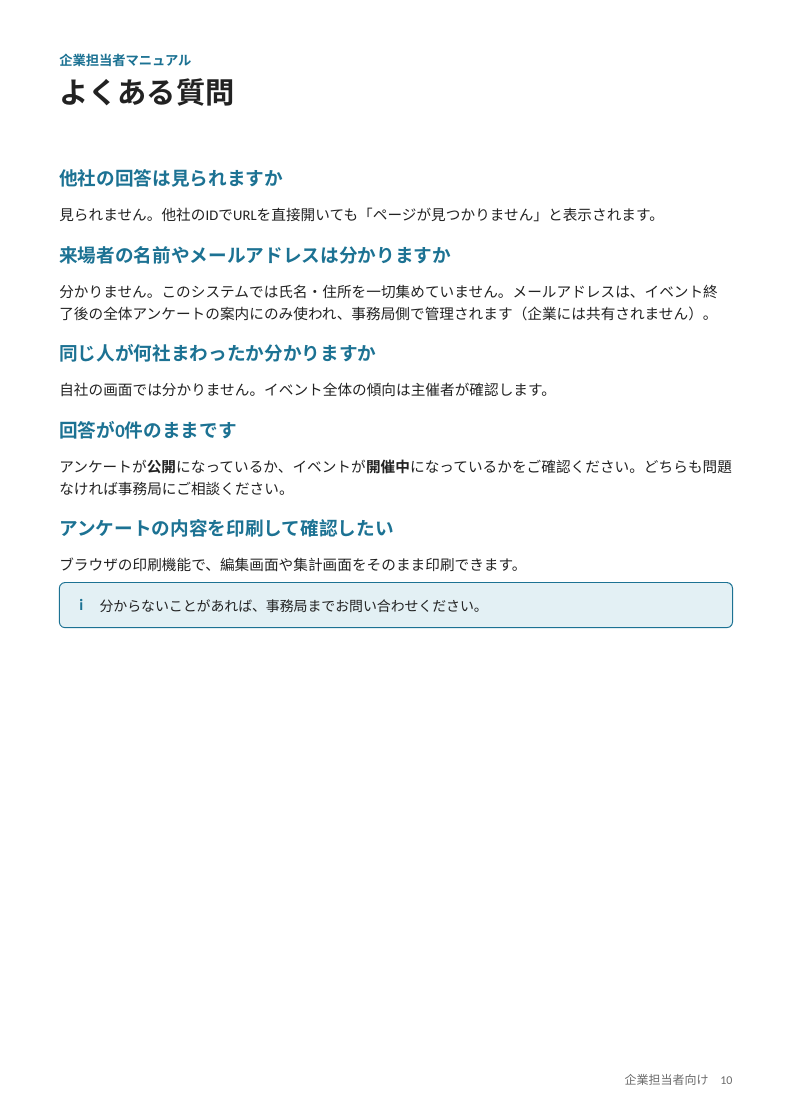
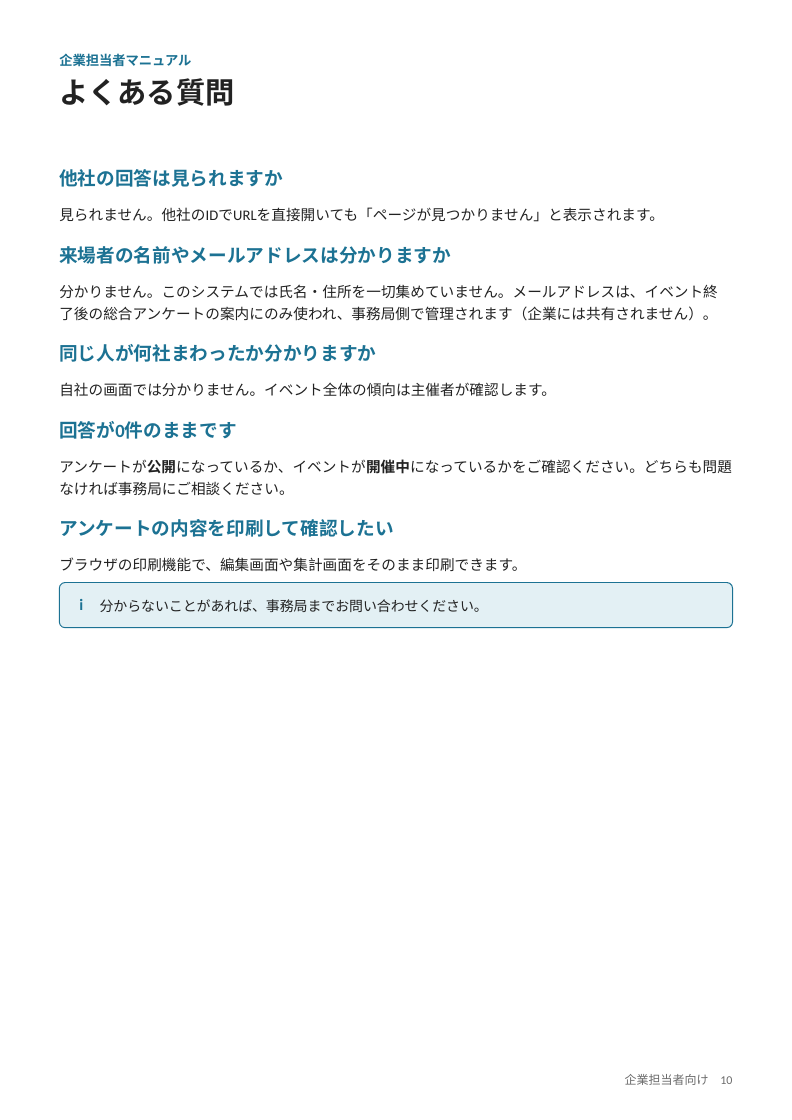
Before and after one commit to nisplus/enque, a slide deck: slide 10 of docs/manual-company.pptx. Drawn at 792x1120 pixels with LibreOffice and Linux fonts; fonts in the diff are those of the drawing. Boxes give left, top, right and bottom in pixels: in the first picture for what was removed or moved away, otherwise in the second. Text is boxed around its words. In the diff, an @@ line names an element or a change of style, - is before the commit and + after.

```diff
--- a/docs/manual-company.pptx
+++ b/docs/manual-company.pptx
@@ text at (x1=59, y1=284, x2=718, y2=321): text changed @@
-分かりません。このシステムでは氏名・住所を一切集めていません。メールアドレスは、イベント終了後の全体アンケートの案内にのみ使われ、事務局側で管理されます（企業には共有されません）。
+分かりません。このシステムでは氏名・住所を一切集めていません。メールアドレスは、イベント終了後の総合アンケートの案内にのみ使われ、事務局側で管理されます（企業には共有されません）。
```
Also in this commit, not shown: 44 other files.
